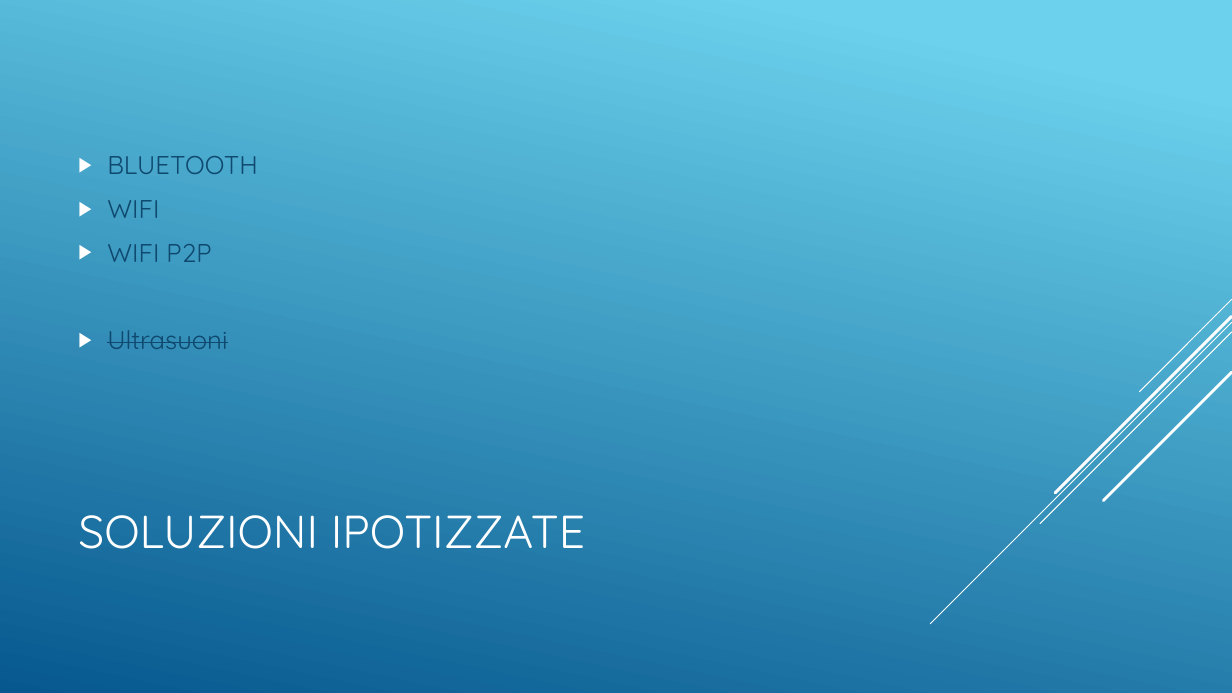
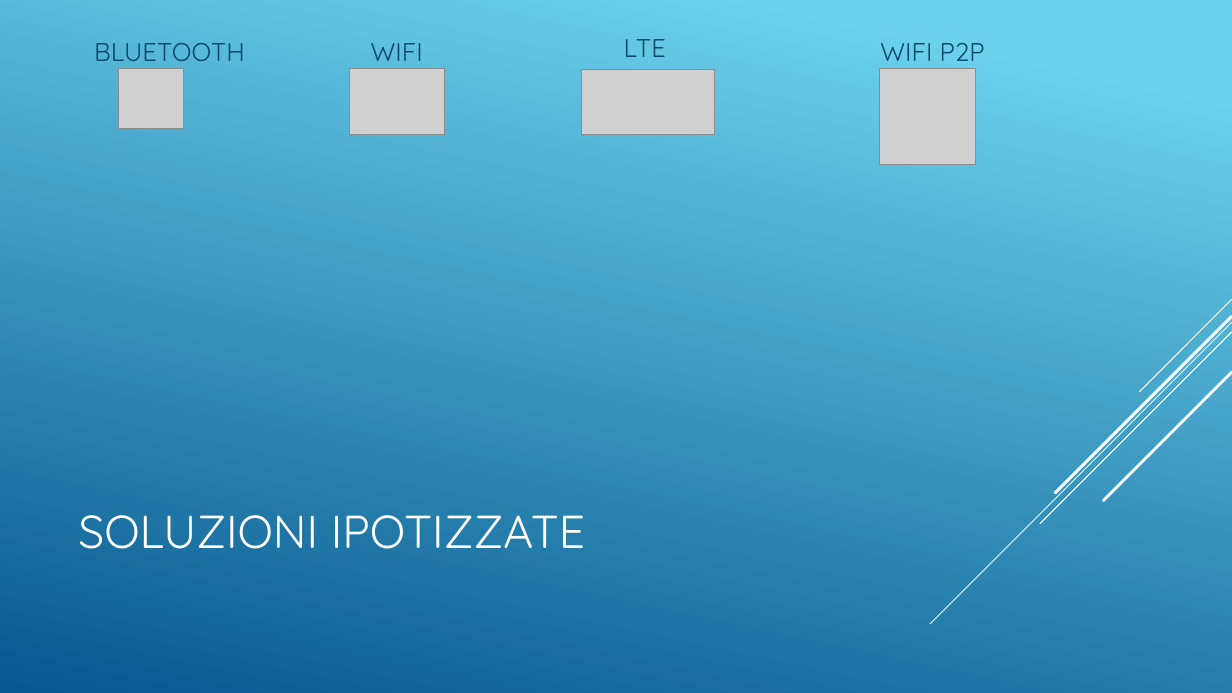
Before and after one commit to Siber93/CarAlertSystem, a slide deck: slide 3 of doc/Vehicles_VS_Humans.pptx. Drawn at 1232x693 pixels with LibreOffice and Linux fonts; fonts in the diff are those of the drawing; grey boxes stand for pictures. Boxes give left, top, right and bottom in pixels: in the first picture for what was removed or moved away, otherwise in the second. Text is boxed around its words. In the diff, an @@ line names an element or a change of style, - is before the commit and + after.

```diff
--- a/doc/Vehicles_VS_Humans.pptx
+++ b/doc/Vehicles_VS_Humans.pptx
@@ text added at [94, 43, 245, 61], 20 pt, text #0F496F @@
+BLUETOOTH
@@ text added at [371, 43, 423, 61], 20 pt, text #0F496F @@
+WIFI
@@ text added at [624, 39, 666, 57], 20 pt, text #0F496F @@
+LTE
@@ text added at [880, 43, 985, 61], 20 pt, text #0F496F @@
+WIFI P2P
@@ picture added at [119, 68, 184, 129] @@
@@ picture added at [349, 68, 445, 135] @@
@@ picture added at [581, 70, 714, 135] @@
@@ picture added at [880, 68, 976, 165] @@
@@ text removed at [107, 156, 258, 349] @@
-▶ BLUETOOTH
-▶ WIFI
-▶ WIFI P2P
-▶ Ultrasuoni
```
Also in this commit, not shown: 1 other slide changed, 7 slides added, 3 slides removed.
